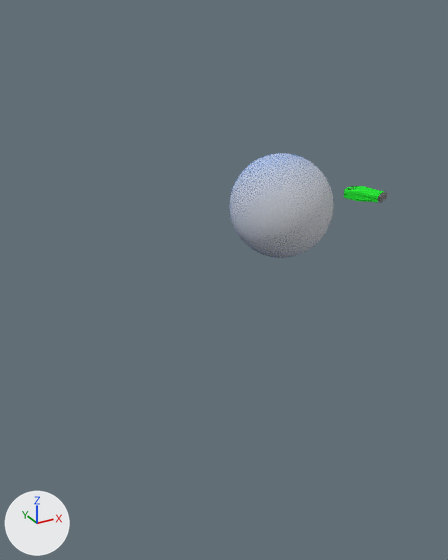
Two versions of the Blender file 04 Shots/la-weltall-shot1.blend, one commit apart.
The view is the same before and after, from a 50 mm camera at (-16.5, -24.2, 8.8) aimed at (-2.9, 0.4, -3.5). Arrows for +X, +Y and +Z are at lower left; the lights stay in place.

Objects in the first picture: 'earth', 'schiff'.
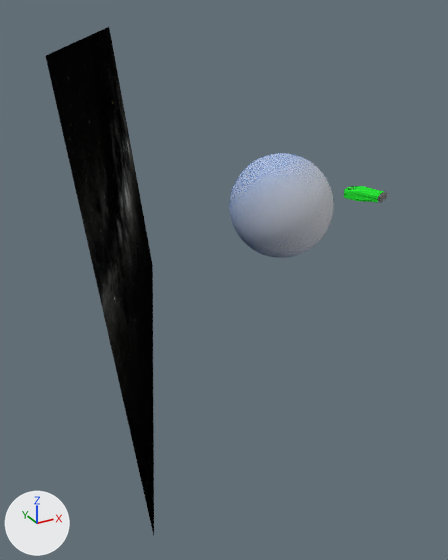
Edits to the bpy script that builds the scene:
```text
Add img_space_jpg:
    img_space_jpg = load_image('Space.jpg', '../02 Textures/Space.jpg', 2500, 1406, 'sRGB')
Change mat_material_004:
    remove mat_material_004.base_color = (0.026, 0.8, 0.0421)  # green #2de73a
    add mat_material_004.texture = img_space_jpg
Add me_plane:
    me_plane.from_pydata(...)  # 4 vertices, 1 face; spans x -1.0..1.0, y -1.0..1.0, z 0.0
    me_plane.polygons.foreach_set('use_smooth', [True] * 1)
    me_plane.materials.append(mat_material_004)  # picture img_space_jpg
Add ob_plane_001:
    ob_plane_001 = bpy.data.objects.new('Plane.001', me_plane)
    ob_plane_001.location = (-6.95, 2.78, -0.03)
    ob_plane_001.rotation_euler = (0.0, 1.45, -0.396)  # degrees (0, 83, -23)
    ob_plane_001.scale = (7.86, 12.4, 1.0)
```

What differs and where, as boxes [x1, y1, x2, y2] in the pictures (448 x 560 px):
'Plane.001', added (black)
    after: [46, 27, 154, 535]
